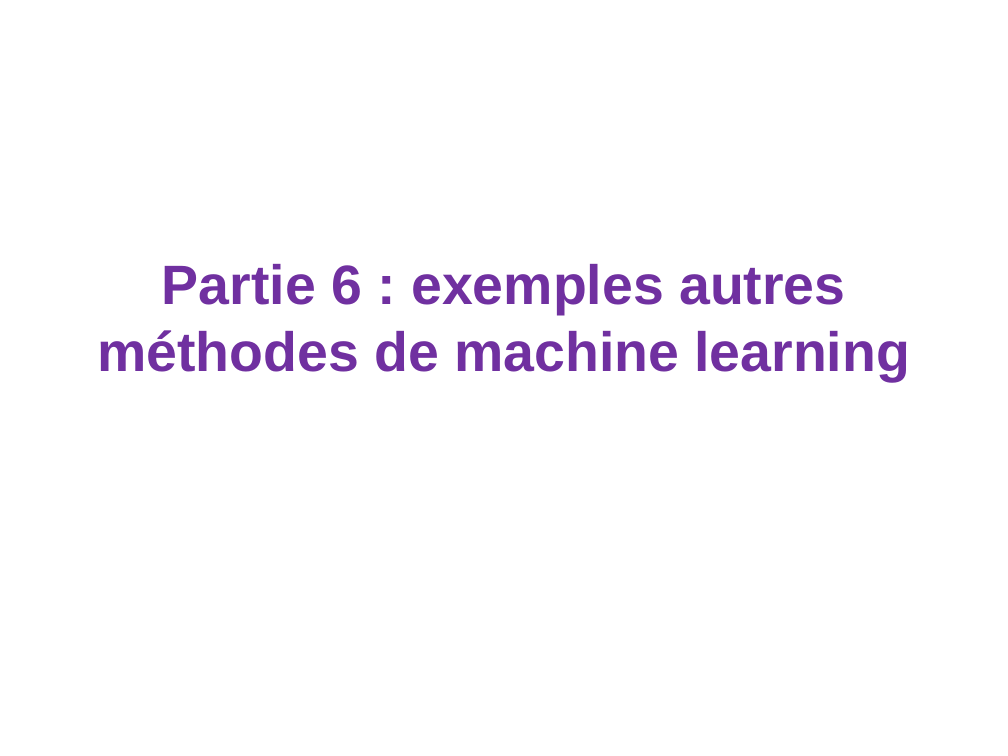
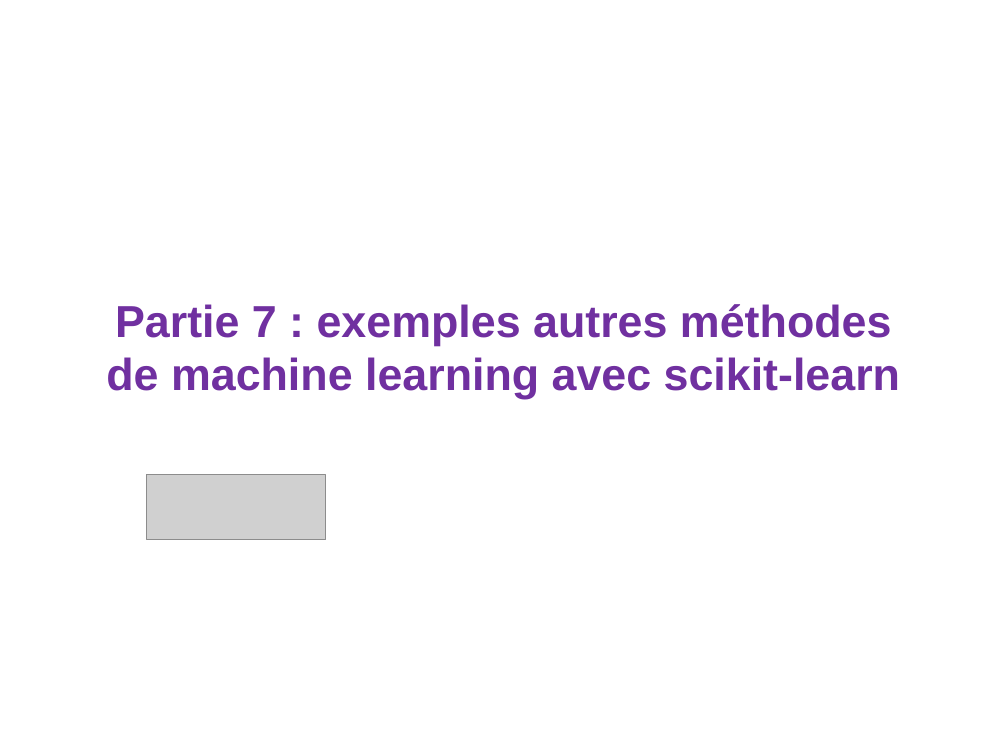
Before and after one commit to loicmidy/formation-python, a slide deck: slide 42 of formation python.pptx (slide 41 before the commit). Drawn at 1008x756 pixels with LibreOffice and Linux fonts; fonts in the diff are those of the drawing; grey boxes stand for pictures. Boxes give left, top, right and bottom in pixels: in the first picture for what was removed or moved away, otherwise in the second. Text is boxed around its words. In the diff, an @@ line names an element or a change of style, - is before the commit and + after.

```diff
--- a/formation python.pptx
+++ b/formation python.pptx
@@ title at [106,304,900,399]: text changed; size 39.6 to 32 pt @@
-Partie 6 : exemples autres méthodes de machine learning
+Partie 7 : exemples autres méthodes de machine learning avec scikit-learn
@@ picture added at [147,475,327,539] @@
```
Also in this commit, not shown: 9 other slides changed, 7 slides added, 4 slides removed, 4 other files.
